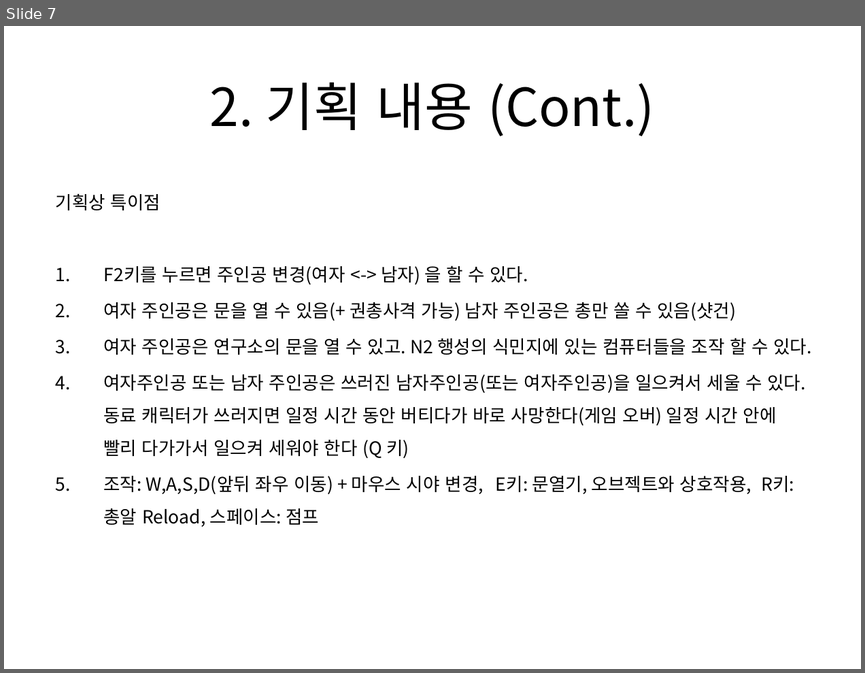
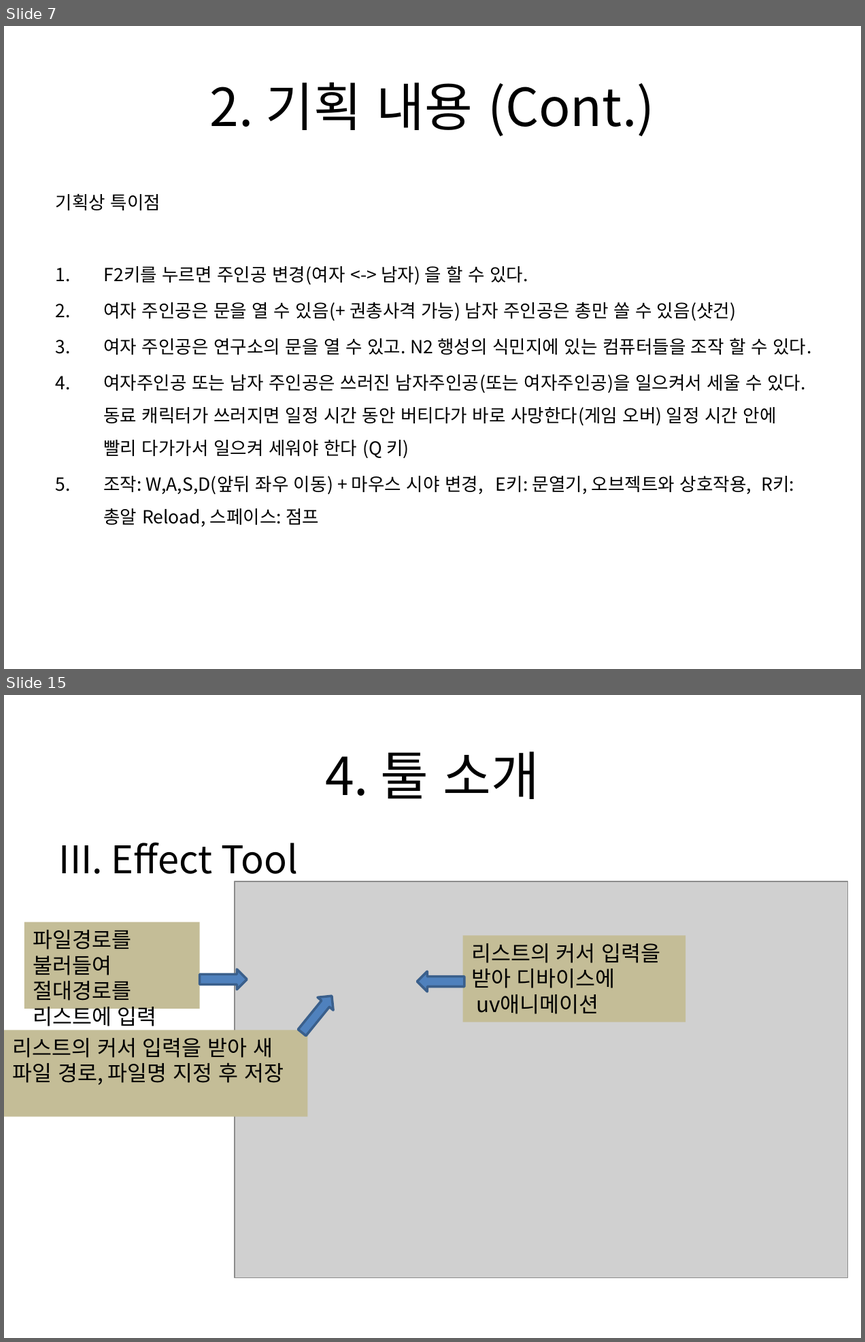
Before and after one commit to TomLeeLive/enpgame, a slide deck: doc/_pt_doc/N2_Team_1st_PT_20161024.pptx. Shown one above the other, each under a label of ours: slide 7 before the commit, slides 7 and 15 after it; the slides between them are not shown. The pictures are 865x673 and 865x1342 pixels, drawn with LibreOffice and Linux fonts; fonts in the diff are those of the drawing; grey boxes stand for pictures; background and template pictures are left out. Boxes give left, top, right and bottom in pixels: in the first picture for what was removed or moved away, otherwise in the second. Text is boxed around its words. In the diff, an @@ line names an element or a change of style, - is before the commit and + after.

```diff
--- a/doc/_pt_doc/N2_Team_1st_PT_20161024.pptx
+++ b/doc/_pt_doc/N2_Team_1st_PT_20161024.pptx
@@ slide 15 added at (4,695,861,1338), background picture (left out); not listed: 1 template element that a slide beside it also shows @@
@@ title added at (325,751,540,799), 44 pt, text #000000 @@
+4. 툴 소개
@@ text added at (59,842,298,883), 32 pt, text #000000 @@
+III. Effect Tool
@@ picture added at (235,882,847,1278) @@
@@ rectangle added at (24,922,201,1008), fill #C4BD97, 18 pt, text #000000 @@
+파일경로를 불러들여 절대경로를
+리스트에 입력
@@ rectangle added at (462,936,685,1022), fill #C4BD97, 18 pt, text #000000 @@
+리스트의 커서 입력을 받아 디바이스에
+uv애니메이션
@@ right arrow added at (199,969,247,989), fill #4F81BD, outline #3A5F8C 2 pt @@
@@ right arrow added at (417,971,464,991), fill #4F81BD, outline #3A5F8C 2 pt @@
@@ right arrow added at (294,990,340,1039), fill #4F81BD, outline #3A5F8C 2 pt @@
@@ rectangle added at (4,1030,307,1117), fill #C4BD97, 18 pt, text #000000 @@
+리스트의 커서 입력을 받아 새 파일 경로, 파일명 지정 후 저장
```
Also in this commit, not shown: 2 slides changed, 6 other slides added.
